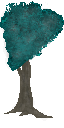
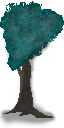
Layer changes from the first 64×128 image to the second:
added layer "Layer 2" (39%) above "Vector Smart Object" over bbox(0, 41, 57, 127)
